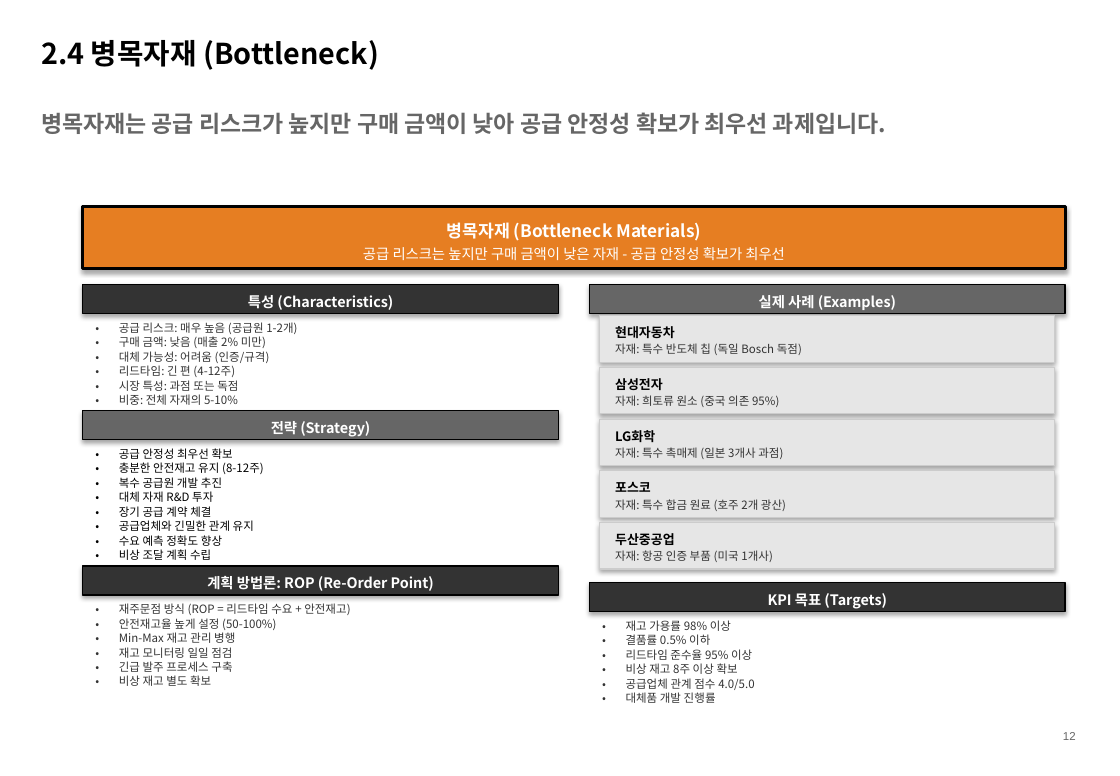
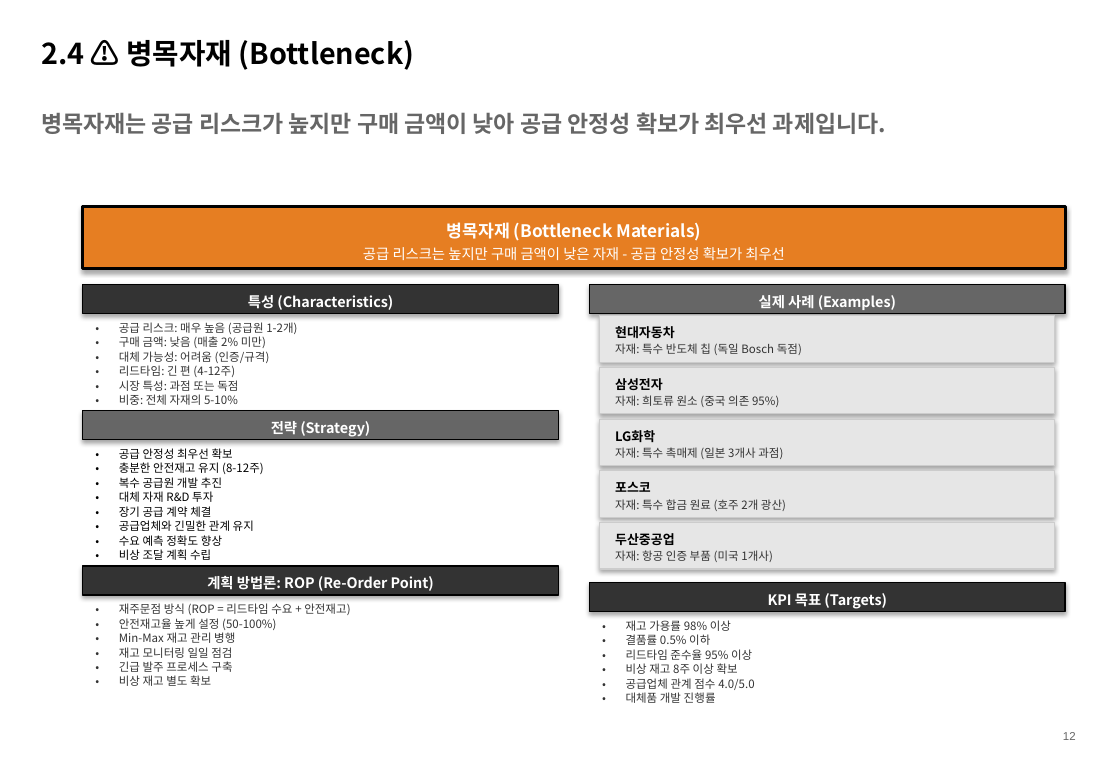
Before and after one commit to TurtleLEE-teacher/Kraljic_Course, a slide deck: slide 12 of PPTX_RESULT/Part1_Session1_StrategicInventory.pptx. Drawn at 1120x776 pixels with LibreOffice and Linux fonts; fonts in the diff are those of the drawing. Boxes give left, top, right and bottom in pixels: in the first picture for what was removed or moved away, otherwise in the second. Text is boxed around its words. In the diff, an @@ line names an element or a change of style, - is before the commit and + after.

```diff
--- a/PPTX_RESULT/Part1_Session1_StrategicInventory.pptx
+++ b/PPTX_RESULT/Part1_Session1_StrategicInventory.pptx
@@ text at <box>41,40,415,70</box>: text changed @@
-2.4 병목자재 (Bottleneck)
+2.4 ⚠️ 병목자재 (Bottleneck)
```
Also in this commit, not shown: 9 other slides changed, 1 other file.
